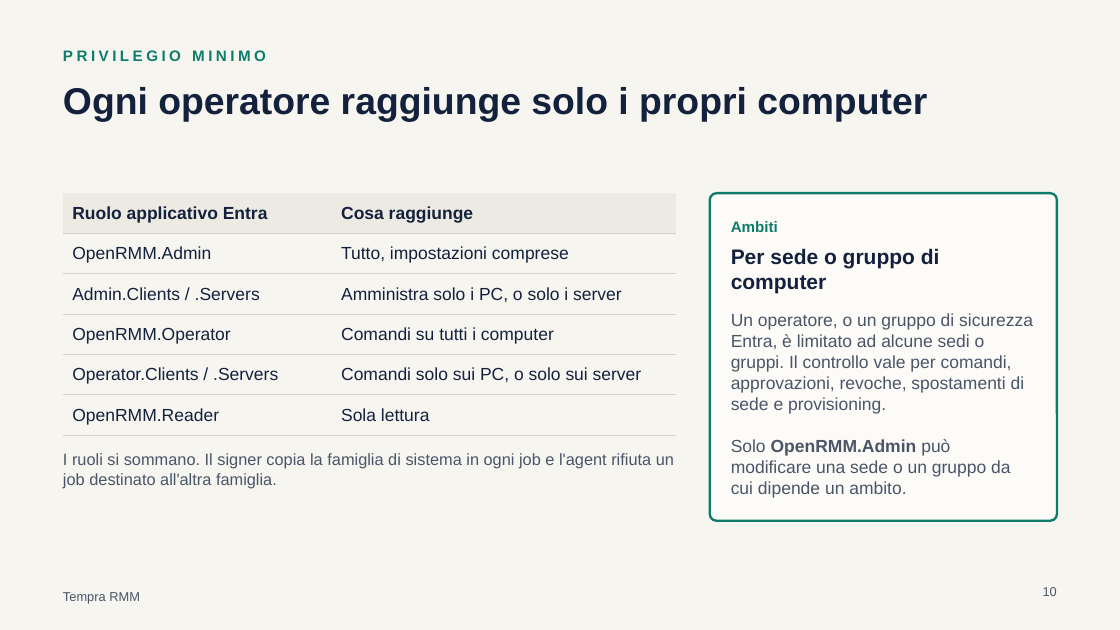
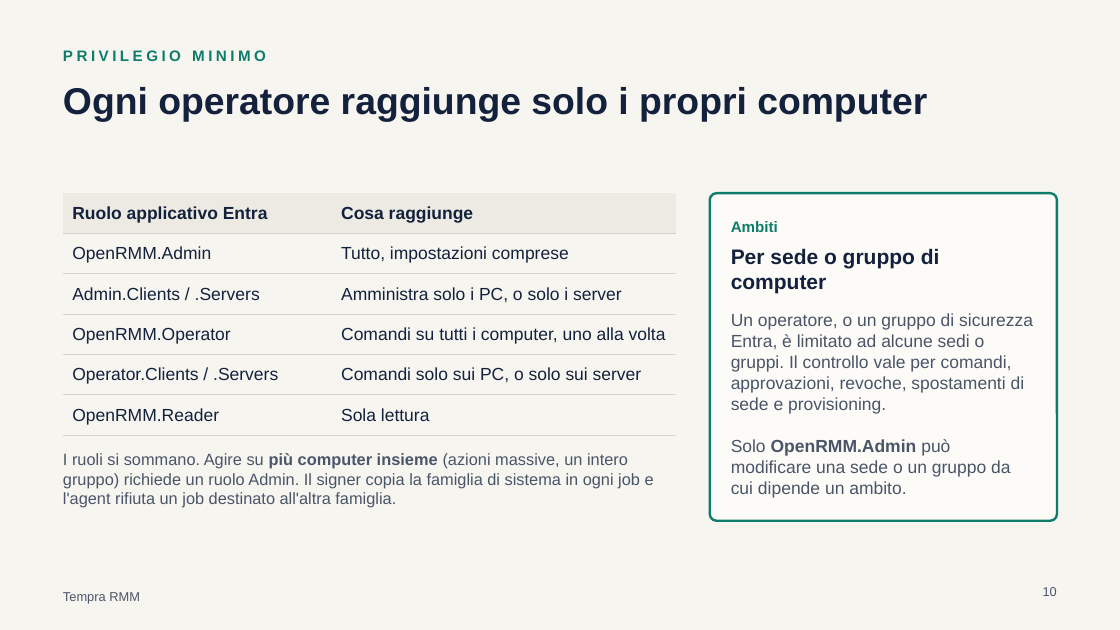
Before and after one commit to stefanozanarini/tempra-rmm, a slide deck: slide 10 of docs/presentation/Tempra-RMM-presentazione-IT.pptx. Drawn at 1120x630 pixels with LibreOffice and Linux fonts; fonts in the diff are those of the drawing. Boxes give left, top, right and bottom in pixels: in the first picture for what was removed or moved away, otherwise in the second. Text is boxed around its words. In the diff, an @@ line names an element or a change of style, - is before the commit and + after.

Commit message:
Docs: manual and presentation updated for Microsoft 365, BitLocker key backup, Admin-only bulk actions and remote-control changes

```diff
--- a/docs/presentation/Tempra-RMM-presentazione-IT.pptx
+++ b/docs/presentation/Tempra-RMM-presentazione-IT.pptx
@@ table at bbox=[63, 193, 676, 429] @@
-row 4, column 2: Comandi su tutti i computer
+row 4, column 2: Comandi su tutti i computer, uno alla volta
@@ text at bbox=[63, 453, 654, 508]: text changed @@
-I ruoli si sommano. Il signer copia la famiglia di sistema in ogni job e l'agent rifiuta un job destinato all'altra famiglia.
+I ruoli si sommano. Agire su più computer insieme (azioni massive, un intero gruppo) richiede un ruolo Admin. Il signer copia la famiglia di sistema in ogni job e l'agent rifiuta un job destinato all'altra famiglia.
```
Also in this commit, not shown: 7 other slides changed, 1 slide added, 19 other files.
